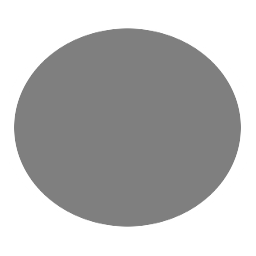
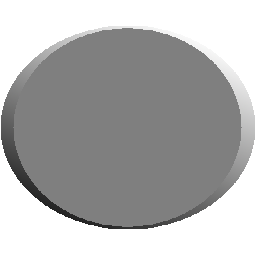
Revision of a layered 256 x 256 image; what changed, layer by layer:
renamed "New Layer#1" to "edge", moved it above "background", painted on it over [1, 26, 255, 229]
renamed "New Layer" to "background", painted on it over [12, 27, 242, 228]
added layer "edge_white" over [1, 26, 255, 229]
